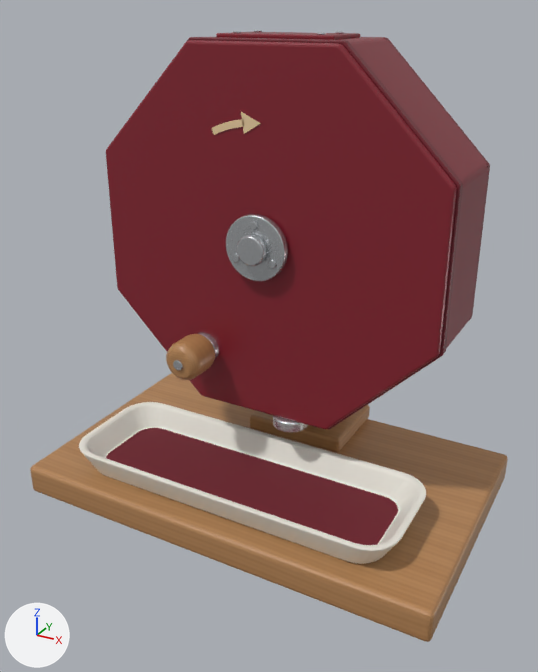
An edit to the glTF model assets/garagara.glb, drawn before and after from the same camera.
Rendered twice from a camera (50 mm lens) standing at (1.83, -3.57, 2.68) and looking at (0.03, -0.29, 1.05). Lighting does not change. The marker at lower left points along +X, +Y and +Z. The first picture is the older version. Where no turn or scale is listed for an object, it has been applied to the vertices.

Objects in the first picture: 'Birch base', 'Birch turning knob', 'Center spindle cap', 'Felt liner', 'Front bearing flange', 'Front ply edge', 'Lacquered front face', 'Rear support foot', 'Refill hatch', 'Shallow moulded catch tray', 'Shallow octagonal drum' and 9 more.
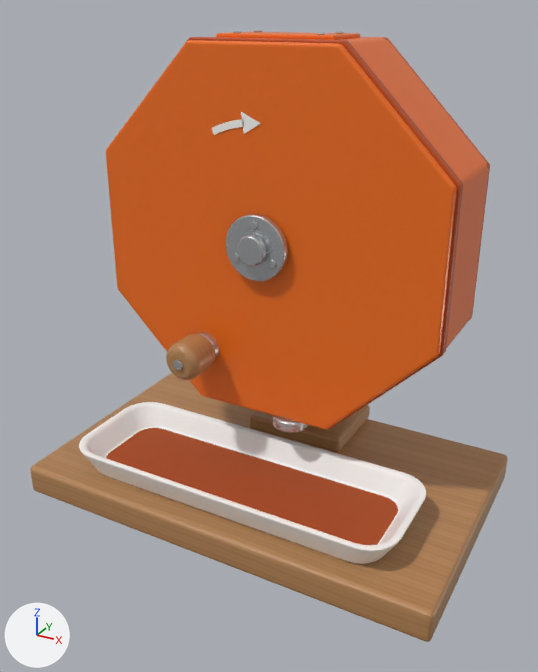
Location of each change, [x1, y1, x2, y2] in pixels of the pictures (538 x 672 px):
'Lacquered front face', recoloured (red to orange): [106, 40, 457, 429] in both
'Felt liner', recoloured (dark red to brown): [106, 428, 398, 545] in both
'Shallow octagonal drum', recoloured (red to orange): [338, 37, 489, 349] in both
'Refill hatch', recoloured (red to orange): [216, 32, 360, 40] in both

Edits to the bpy script that builds the scene:
```text
Add mat_orange_felt:
    mat_orange_felt = principled_material('Orange felt')
    mat_orange_felt.base_color = (0.4, 0.071, 0.012)  # brown #aa4b1d
    mat_orange_felt.roughness = 0.89
Add mat_tangerine_enamel:
    mat_tangerine_enamel = principled_material('Tangerine enamel')
    mat_tangerine_enamel.base_color = (0.88, 0.16, 0.012)  # orange #f16f1d
    mat_tangerine_enamel.roughness = 0.33
Change me_lacquered_front_face:
    where me_lacquered_front_face.from_pydata(...)  # 192 vertices, 380 faces; spans x -0.98..0.98, y -0.34..-0.29, z -0.98..0.98
    remove me_lacquered_front_face.materials.append(mat_satin_red_lacquer)  # red #85212f
    add me_lacquered_front_face.materials.append(mat_tangerine_enamel)  # orange #f16f1d
Change me_cube_003:
    where me_cube_003.from_pydata(...)  # 96 vertices, 188 faces; spans x -0.32..0.32, y -0.16..0.16, z -0.012..0.012
    remove me_cube_003.materials.append(mat_satin_red_lacquer)  # red #85212f
    add me_cube_003.materials.append(mat_tangerine_enamel)  # orange #f16f1d
Change me_shallow_octagonal_drum:
    where me_shallow_octagonal_drum.from_pydata(...)  # 192 vertices, 380 faces; spans x -0.99..0.99, y -0.29..0.25, z -0.99..0.99
    remove me_shallow_octagonal_drum.materials.append(mat_satin_red_lacquer)  # red #85212f
    add me_shallow_octagonal_drum.materials.append(mat_tangerine_enamel)  # orange #f16f1d
Change me_felt_liner:
    where me_felt_liner.from_pydata(...)  # 28 vertices, 26 faces; spans x -0.86..0.86, y -0.77..-0.28, z 0.23
    remove me_felt_liner.materials.append(mat_wine_red_felt)  # dark red #6f1d2a
    add me_felt_liner.materials.append(mat_orange_felt)  # brown #aa4b1d
```
